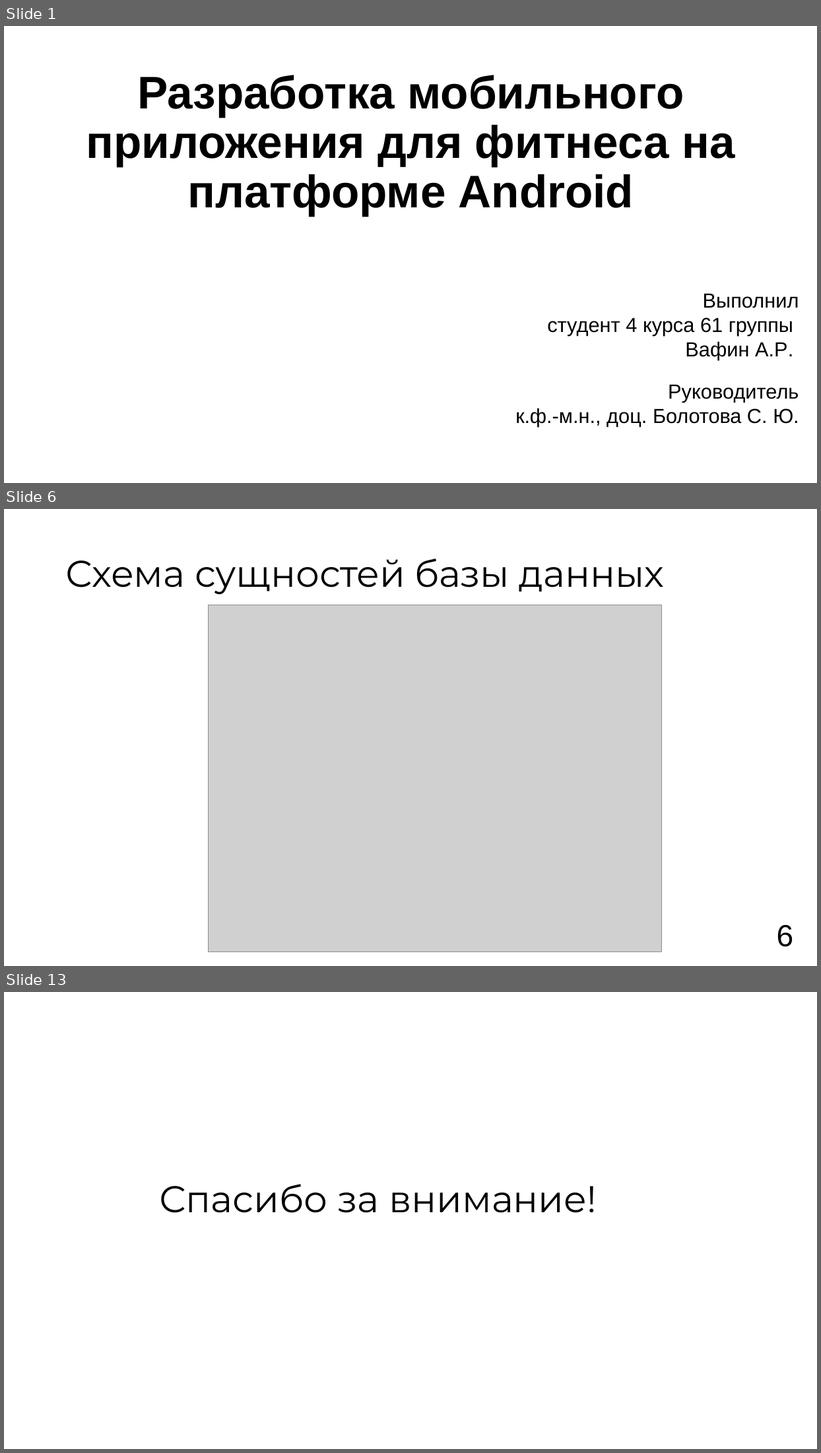
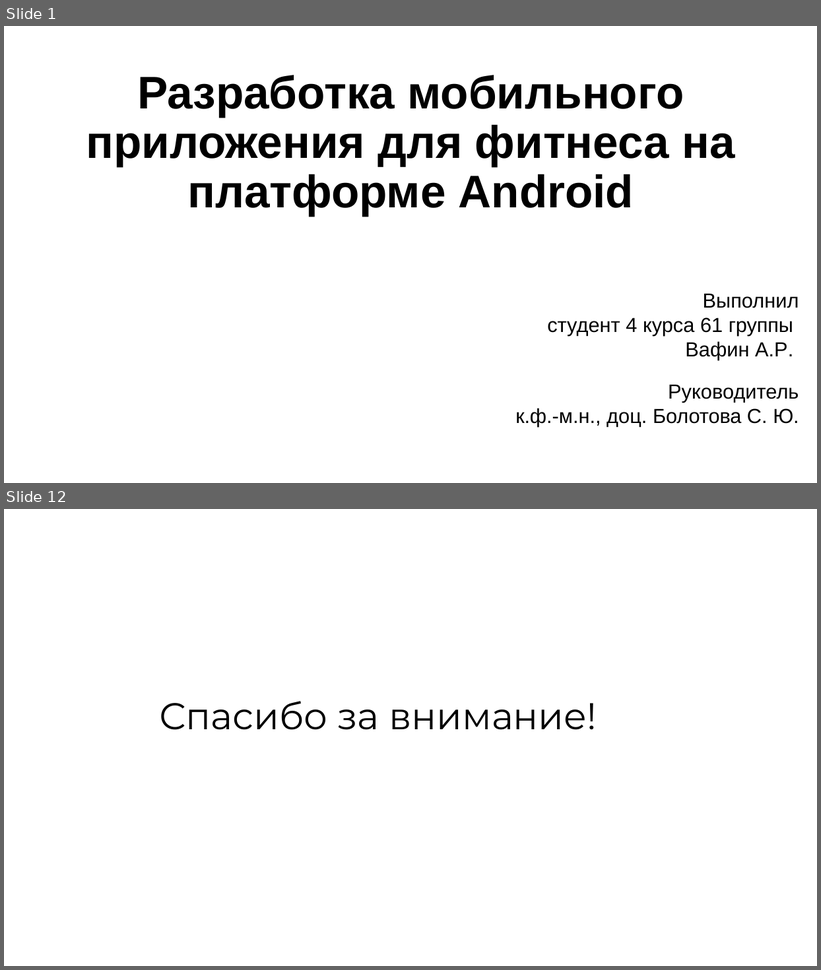
Before and after one commit to vafeenHub/VSU-scientific-activities_6-7-8-semester, a slide deck: src/works/diploma/presentation.odp. Shown one above the other, each under a label of ours: slides 1, 6 and 13 before the commit, slides 1 and 12 after it; the slides between them are not shown. The pictures are 821x1453 and 821x970 pixels, drawn with LibreOffice and Linux fonts; fonts in the diff are those of the drawing; grey boxes stand for pictures. Boxes give left, top, right and bottom in pixels: in the first picture for what was removed or moved away, otherwise in the second. Text is boxed around its words. In the diff, an @@ line names an element or a change of style, - is before the commit and + after.

```diff
--- a/src/works/diploma/presentation.odp
+++ b/src/works/diploma/presentation.odp
@@ slide 6 removed at box(4, 509, 817, 966), background #FFFFFF @@
@@ title removed at box(66, 559, 664, 595) @@
-Схема сущностей базы данных
@@ picture removed at box(208, 605, 661, 952) @@
@@ text removed at box(777, 925, 794, 947) @@
-6
@@ what was slide 13 is now slide 12 @@
```
Also in this commit, not shown: 5 slides changed, 5 slides added, 5 other slides removed, 3 other files.
